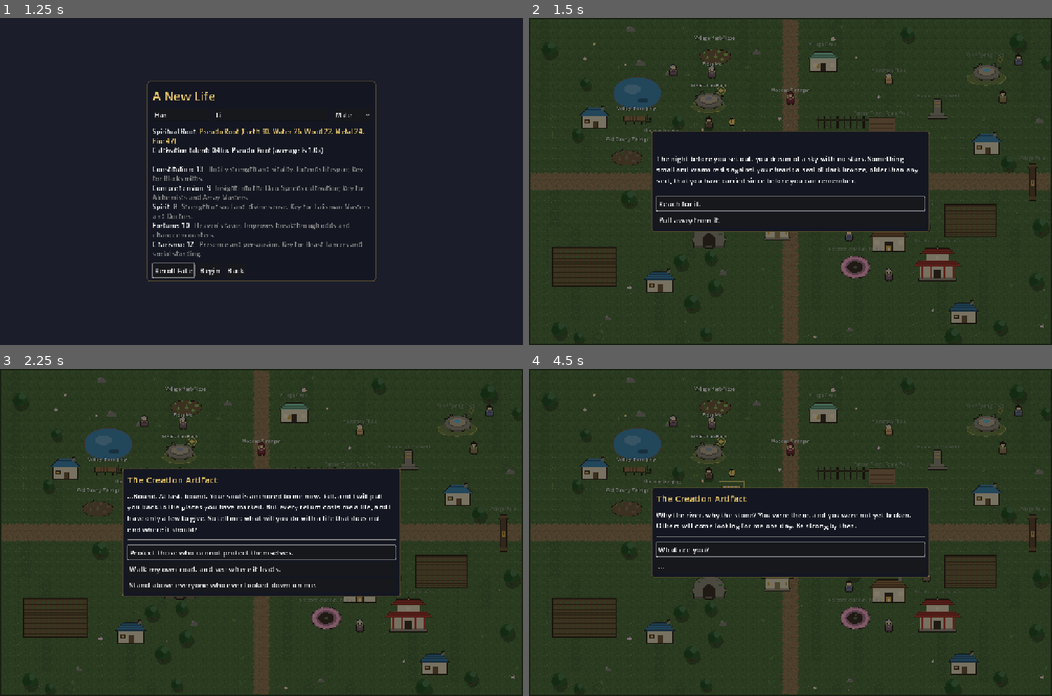
Above: before the commit, frames 1-4 (two rows, left to right).
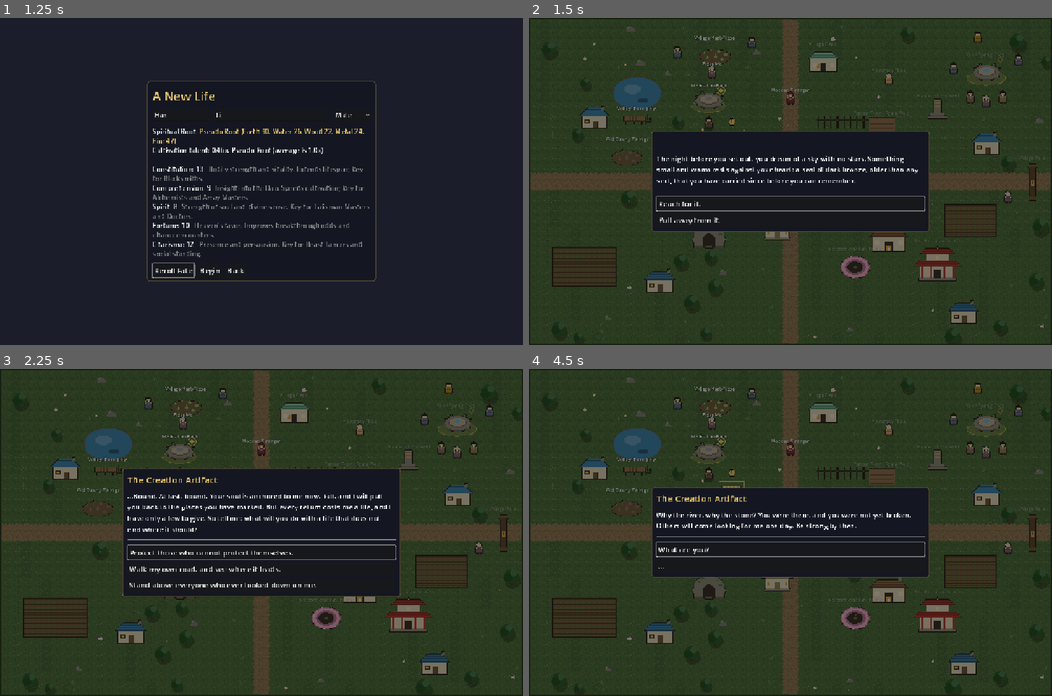
Above: after the commit, the same moments.

Repository: samridghimire/cultivation-game
Game: Godot game, scene res://src/ui/main_menu.tscn
Same seed, same stepped clock (60 frames per second), same inputs: the game is played once before the commit and once after it.
Inputs:
- Up to frame 1 (1.25 s): click "New Game" at 0.5 s
- Up to frame 2 (1.5 s): click "Begin" at 1.25 s
- Up to frame 3 (2.25 s): click "Reach for it." at 2 s
- Up to frame 4 (4.5 s): click "Protect those who cannot prot…" at 2.75 s; click "What are you?" at 3.5 s; click "Why me?" at 4.25 s

Frame 1 is identical in both runs. In frame 2, 0.5% of the frame differs, in the area x 22-93%, y 4-81%; in frame 3, 0.4%; in frame 4, 0.5%.

Commit message:
[MARKET-002] Market day in Qingshi
Places.open_days: a place exists only on listed days of the month (validated, world builder adds/removes it as days pass, closed merchant has no menu). Travelling Market Stall (days 10 and 25) sells purple cloud mushroom, qi condensing grass and sweet rice ball; stock_tags may name item ids. Journal village card hints the next market day.

Follow-ups: 'Sold at' source lines (items.gd) and professions.gd scroll hint ignore open_days; no fishing item exists to stock; balance sim not run (stall prices equal base prices).

Co-Authored-By: Claude Sonnet 5.5 <noreply@anthropic.com>
Claude-Session: https://claude.ai/code/session_01L4vu8yG4DH7a4poyDSYPqe

Diff:
--- a/data/regions.json
+++ b/data/regions.json
@@ -1,5 +1,5 @@
 {
-"_doc": "discount_flag (optional on a merchant pl …(9808 unchanged characters)…
+"_doc": "open_days (optional on a place, MARKET-002): non-empty list of day-of-month ints 1..30; the place exists only on those days (Places.is_open; the world builder adds/removes it as days pass, a merchant ignores clicks when closed; the journal hints the next one). A merchant stock_tags entry may be an item id as well as a tag. discount_flag (optional on a merchant pl …(9808 unchanged characters)…
   "renown": {
     "sources": {"bounty": 15, "discovery": 5, "deep_path": 5, "righteous_deed": 3, "commission": 5, "patients": 2},
     "tiers": [
@@ -47,6 +47,7 @@
         {"type": "clinic", "display_name": "Village Clinic", "pos": [900, 130], "size": [100, 75], "color": "7fbf9f"},
         {"type": "orphanage", "display_name": "Temple of Mercy (orphanage)", "pos": [760, 640], "size": [110, 80], "color": "c9b37a"},
         {"type": "merchant", "display_name": "Wandering Merchant", "pos": [620, 380], "size": [60, 60], "color": "d9b34d", "buy_tags": ["herb", "ore", "beast_material", "fish"]},
+        {"type": "merchant", "display_name": "Travelling Market Stall", "pos": [880, 800], "size": [70, 60], "color": "d98c3f", "open_days": [10, 25], "stock_tags": ["purple_cloud_mushroom", "qi_condensing_grass", "sweet_rice_ball"]},
         {"type": "merchant", "display_name": "Village Herb Seller", "pos": [900, 540], "size": [70, 60], "color": "6f9f4a", "stock_tags": ["herb", "ore"], "max_price": 8, "discount_flag": {"flag": "storm_peddler_discount", "buy_mult": 0.8, "tags": ["herb"]}},
         {"type": "fishing", "display_name": "Village Pond Jetty", "pos": [330, 310], "size": [90, 40], "color": "8a6b45 …(260 unchanged characters)…
         {"type": "field_plot", "display_name": "Farmer Tian's Spare Field", "pos": [1080, 330], "size": [80, 50], "colo …(558 unchanged characters)…
--- a/src/core/game_data.gd
+++ b/src/core/game_data.gd
@@ -624,6 +624,9 @@
 					load_errors.append("Region '%s' gathers unknown item '%s'" % [region["id"], entry["item"]])
 				if entry.has("min_realm") and realm_index_of(String(entry["min_realm"])) < 0:
 					load_errors.append("Region '%s' gather entry '%s' has unknown min_realm '%s'" % [region["id"], entry.get("item", ""), entry["min_realm"]])
+			if place.has("open_days"):
+				for problem in Places.validate(place["open_days"], "Region '%s' place '%s'" % [region["id"], place.get("display_name", "")]):
+					load_errors.append(problem)
 			if place.has("discount_flag"):
 				for problem in ShopDiscounts.validate(place["discount_flag"], "Region '%s' place '%s'" % [region["id"], place.get("display_name", "")]):
 					load_errors.append(problem)
--- a/src/core/systems/guidance.gd
+++ b/src/core/systems/guidance.gd
@@ -1304,7 +1304,8 @@
 		if region_id != "" and (rid != region_id if local_only else not Exploration.is_nearby(data, region_id, rid)):
 			continue
 		for p: Dictionary in data.regions[rid].get("places", []):
-			if String(p.get("type", "")) == "merchant" and Items.merchant_sells(data, item, p.get("stock_tags", []), int(p.get("max_price", 0))):
+			# MARKET-002: a stall that is only open some days is not a dependable local source.
+			if String(p.get("type", "")) == "merchant" and not p.has("open_days") and Items.merchant_sells(data, item, p.get("stock_tags", []), int(p.get("max_price", 0))):
 				return true
 	return false
 
@@ -3572,6 +3573,9 @@
 		var missing := Fishing.missing_hint(c, data, region_id, Calendar.season_of(today))
 		if missing != "":
 			out.append(missing)
+	var market_line := Places.hint_line(data.regions.get(region_id, {}), today)
+	if market_line != "":
+		out.append(market_line)
 	var sell_line := seasonal_sell_line(c, data, region_id, today)
 	if sell_line != "":
 		out.append(sell_line)
--- a/src/core/systems/items.gd
+++ b/src/core/systems/items.gd
@@ -101,6 +101,8 @@
 			return false
 	if stock_tags.is_empty():
 		return tags.is_empty()
+	if stock_tags.has(item.get("id", "")):
+		return true  # MARKET-002: stock_tags may also name single item ids
 	for tag in tags:
 		if stock_tags.has(tag):
 			return true
--- /dev/null
+++ b/src/core/systems/places.gd
@@ -0,0 +1,60 @@
+class_name Places
+extends RefCounted
+## MARKET-002: places that are only there on some days. A place may carry `open_days` (day-of-month
+## ints 1..30, regions.json `_doc`); without it a place is always open. Pure functions, no state.
+
+
+## True when `place` is present on the in-game day `today` (total days).
+static func is_open(place: Dictionary, today: int) -> bool:
+	var days: Array = place.get("open_days", [])
+	return days.is_empty() or _has_day(days, Calendar.day_of(today))
+
+
+## Days from `today` until the place is next open (0 = today); -1 if it never is.
+static func days_until_open(place: Dictionary, today: int) -> int:
+	var days: Array = place.get("open_days", [])
+	if days.is_empty():
+		return 0
+	for ahead in Calendar.DAYS_PER_MONTH:
+		if _has_day(days, Calendar.day_of(today + ahead)):
+			return ahead
+	return -1
+
+
+## Journal hint for the region's timed places: "Market day in 3 days: Travelling Market Stall" when 1-5 days
+## away, "... today" on the day, "" otherwise. The nearest one wins.
+static func hint_line(region: Dictionary, today: int, window: int = 5) -> String:
+	var best_name := ""
+	var best := window + 1
+	for place: Dictionary in region.get("places", []):
+		if not place.has("open_days"):
+			continue
+		var ahead := days_until_open(place, today)
+		if ahead >= 0 and ahead < best:
+			best = ahead
+			best_name = String(place.get("display_name", "Market"))
+	if best_name == "":
+		return ""
+	if best == 0:
+		return "Market day today: %s is open" % best_name
+	return "Market day in %d day%s: %s" % [best, "" if best == 1 else "s", best_name]
+
+
+## JSON numbers load as floats, so compare as ints.
+static func _has_day(days: Array, day: int) -> bool:
+	for d: Variant in days:
+		if int(d) == day:
+			return true
+	return false
+
+
+## Load-time check of an `open_days` value (empty array = fine).
+static func validate(days: Variant, where: String) -> Array[String]:
+	var problems: Array[String] = []
+	if not days is Array or (days as Array).is_empty():
+		problems.append("%s open_days must be a non-empty array of days 1..30" % where)
+		return problems
+	for d: Variant in days:
+		if not (d is int or d is float) or int(d) != float(d) or int(d) < 1 or int(d) > Calendar.DAYS_PER_MONTH:
+			problems.append("%s open_days has an invalid day '%s'" % [where, str(d)])
+	return problems
--- a/src/world/interactables/merchant.gd
+++ b/src/world/interactables/merchant.gd
@@ -15,9 +15,13 @@
 @export var max_alignment := 1000000
 ## Sect this merchant belongs to (data/sects.json id); prices follow your reputation with it.
 @export var faction := ""
+## Day-of-month ints this merchant is there (MARKET-002); empty = always. Closed: no menu entries.
+@export var open_days: Array = []
 
 
 func get_options() -> Array[Dictionary]:
+	if not Places.is_open({"open_days": open_days}, GameClock.total_days):
+		return []
 	var refusal := Items.check_merchant(GameState.player, min_alignment, max_alignment)
 	if refusal != "":
 		return [{"label": refusal, "action": Callable(), "disabled": true}]
--- a/src/world/world.gd
+++ b/src/world/world.gd
@@ -50,6 +50,7 @@
 ## Festival stalls beside merchants (WU-097), rebuilt when the day or region changes.
 var _stalls: Array[Node2D] = []
 var _merchant_spots: Array[Vector2] = []
+var _timed_places: Dictionary = {}  # display_name -> node, places with open_days (MARKET-002)
 
 @onready var player: Player = $Player
 
@@ -108,6 +109,7 @@
 
 func _on_days_advanced(_days: int) -> void:
 	_refresh_stalls()
+	_refresh_timed_places()
 	var season := Calendar.season_of(GameClock.total_days)
 	var weather := _weather_today()
 	if season == _season and weather == _weather_kind:
@@ -303,21 +305,45 @@
 
 
 func _build_places() -> void:
+	_timed_places.clear()
 	for place: Dictionary in _region.get("places", []):
-		var node: Interactable = PLACE_SCRIPTS[place["type"]].new()
-		node.position = _vec(place.get("pos", [0, 0]))
-		node.art_kind = place["type"]
-		for key in place:
-			if LAYOUT_KEYS.has(key):
-				continue
-			node.set(key, _convert(place[key], node.get(key)))
-		# Add before the player so the player draws on top.
-		add_child(node)
-		move_child(node, player.get_index())
-		if place["type"] == "merchant":
-			_merchant_spots.append(node.position + Vector2(node.size.x / 2.0 + 34.0, 12.0))
+		if place.has("open_days"):
+			continue  # MARKET-002: _refresh_timed_places() adds it on its open days
+		_make_place(place)
+	_refresh_timed_places()
 	_build_abodes()
 	_build_family_home()
+
+
+## MARKET-002: adds the places with `open_days` that are open today and removes the ones that closed.
+func _refresh_timed_places() -> void:
+	for place: Dictionary in _region.get("places", []):
+		if not place.has("open_days"):
+			continue
+		var place_name := String(place.get("display_name", ""))
+		var existing: Node = _timed_places.get(place_name)
+		var open := Places.is_open(place, GameClock.total_days)
+		if open and existing == null:
+			_timed_places[place_name] = _make_place(place)
+		elif not open and existing != null:
+			existing.queue_free()
+			_timed_places.erase(place_name)
+
+
+func _make_place(place: Dictionary) -> Interactable:
+	var node: Interactable = PLACE_SCRIPTS[place["type"]].new()
+	node.position = _vec(place.get("pos", [0, 0]))
+	node.art_kind = place["type"]
+	for key in place:
+		if LAYOUT_KEYS.has(key):
+			continue
+		node.set(key, _convert(place[key], node.get(key)))
+	# Add before the player so the player draws on top.
+	add_child(node)
+	move_child(node, player.get_index())
+	if place["type"] == "merchant" and not place.has("open_days"):
+		_merchant_spots.append(node.position + Vector2(node.size.x / 2.0 + 34.0, 12.0))
+	return node
 
 
 ## The Family Home (FAM-011) while the player's spouses or children live here.
--- a/tests/unit/test_data_references.gd
+++ b/tests/unit/test_data_references.gd
@@ -46,6 +46,7 @@
 	for item: Dictionary in d.items.values():
 		for tag in item.get("tags", []):
 			tags[String(tag)] = true
+		tags[String(item["id"])] = true  # MARKET-002: stock_tags may name single item ids
 	var bloodlines := {"": true}
 	for id: String in d.bloodlines:
 		bloodlines[id] = true
--- a/tests/unit/test_festival_stall.gd
+++ b/tests/unit/test_festival_stall.gd
@@ -29,7 +29,7 @@
 	world._on_days_advanced(1)
 	var merchants := 0
 	for place: Dictionary in gs.data.regions["qingshi_village"]["places"]:
-		if place["type"] == "merchant":
+		if place["type"] == "merchant" and not place.has("open_days"):
 			merchants += 1
 	assert_true(merchants > 0)
 	assert_eq(_count_stalls(world), merchants)
--- /dev/null
+++ b/tests/unit/test_market_day.gd
@@ -0,0 +1,100 @@
+extends TestCase
+## MARKET-002: places with open_days (Places), the Travelling Market Stall in Qingshi, its journal hint.
+
+const DAY_10 := 9  # total_days is 0-based, Calendar.day_of(9) == 10
+
+
+func _region() -> Dictionary:
+	return _gd().regions["qingshi_village"]
+
+
+func _gd() -> GameData:
+	return (Engine.get_main_loop() as SceneTree).root.get_node("GameState").data
+
+
+func _stall() -> Dictionary:
+	return ShopDiscounts.place_named(_gd(), "qingshi_village", "Travelling Market Stall")
+
+
+func test_is_open_edges() -> void:
+	var place := {"open_days": [10, 25]}
+	assert_true(Places.is_open(place, DAY_10))
+	assert_false(Places.is_open(place, DAY_10 + 1), "day 11")
+	assert_false(Places.is_open(place, DAY_10 - 1), "day 9")
+	assert_true(Places.is_open(place, 24), "day 25")
+	assert_true(Places.is_open(place, 30 + DAY_10), "day 10 of the next month")
+	assert_true(Places.is_open({}, 5), "no open_days = always")
+
+
+func test_json_float_days_work() -> void:
+	assert_true(Places.is_open({"open_days": [10.0, 25.0]}, DAY_10))
+	assert_false(Places.is_open({"open_days": [10.0, 25.0]}, DAY_10 + 1))
+
+
+func test_days_until_open_wraps_the_month() -> void:
+	var place := {"open_days": [10, 25]}
+	assert_eq(Places.days_until_open(place, DAY_10), 0)
+	assert_eq(Places.days_until_open(place, DAY_10 + 1), 14)
+	assert_eq(Places.days_until_open(place, 24 + 1), 14, "day 26 -> day 10 next month")
+
+
+func test_stall_data_and_stock() -> void:
+	var stall := _stall()
+	assert_false(stall.is_empty(), "stall exists")
+	assert_eq((stall["open_days"] as Array).map(func(d): return int(d)), [10, 25])
+	var stock: Array = Items.shop_stock(_gd(), int(stall.get("max_price", 0)), stall["stock_tags"])
+	assert_true(stock.has("purple_cloud_mushroom"))
+	assert_true(stock.has("qi_condensing_grass"))
+	assert_true(stock.has("sweet_rice_ball"))
+	assert_false(stock.has("spirit_herb"), "only the listed goods")
+	assert_false(stock.has("qi_gathering_pill"))
+
+
+func test_stall_goods_are_not_sold_by_the_village_herb_seller() -> void:
+	var seller := ShopDiscounts.place_named(_gd(), "qingshi_village", "Village Herb Seller")
+	var stock: Array = Items.shop_stock(_gd(), int(seller["max_price"]), seller["stock_tags"])
+	assert_false(stock.has("purple_cloud_mushroom"))
+	assert_false(stock.has("qi_condensing_grass"))
+
+
+func test_hint_line() -> void:
+	var region := _region()
+	assert_eq(Places.hint_line(region, DAY_10), "Market day today: Travelling Market Stall is open")
+	assert_eq(Places.hint_line(region, DAY_10 - 3), "Market day in 3 days: Travelling Market Stall")
+	assert_eq(Places.hint_line(region, DAY_10 - 1), "Market day in 1 day: Travelling Market Stall")
+	assert_eq(Places.hint_line(region, DAY_10 + 1), "", "14 days away: no hint")
+	assert_eq(Places.hint_line(region, DAY_10 - 6), "", "6 days away: no hint")
+
+
+func test_journal_village_card_mentions_market_day() -> void:
+	var data := _gd()
+	var c := CharacterFactory.create("Market", data, seeded_rng(), "male")
+	var lines := Guidance.village_lines(c, data, {}, {}, "qingshi_village", DAY_10 - 2)
+	assert_true("Market day in 2 days: Travelling Market Stall" in lines)
+	lines = Guidance.village_lines(c, data, {}, {}, "qingshi_village", DAY_10 + 1)
+	for line in lines:
+		assert_false(line.begins_with("Market day"), line)
+
+
+func test_validation_rejects_bad_open_days() -> void:
+	assert_eq(Places.validate([10, 25], "x").size(), 0)
+	assert_true(Places.validate([], "x").size() > 0)
+	assert_true(Places.validate([0], "x").size() > 0)
+	assert_true(Places.validate([31], "x").size() > 0)
+	assert_true(Places.validate(["a"], "x").size() > 0)
+	assert_true(Places.validate(5, "x").size() > 0)
+
+
+func test_closed_merchant_has_no_menu() -> void:
+	var gs: Node = (Engine.get_main_loop() as SceneTree).root.get_node("GameState")
+	var clock: Node = (Engine.get_main_loop() as SceneTree).root.get_node("GameClock")
+	var c := CharacterFactory.create("Market", gs.data, seeded_rng(), "male")
+	gs.start_session(c)
+	var stall: Interactable = load("res://src/world/interactables/merchant.gd").new()
+	stall.open_days = [10, 25]
+	clock.total_days = DAY_10 + 1
+	assert_eq(stall.get_options().size(), 0, "closed on day 11")
+	clock.total_days = 24
+	assert_true(stall.get_options().size() > 0, "open on day 25")
+	stall.free()
+	gs.end_session()
Not shown, added: src/core/systems/places.gd.uid
Not shown, added: tests/unit/test_market_day.gd.uid
